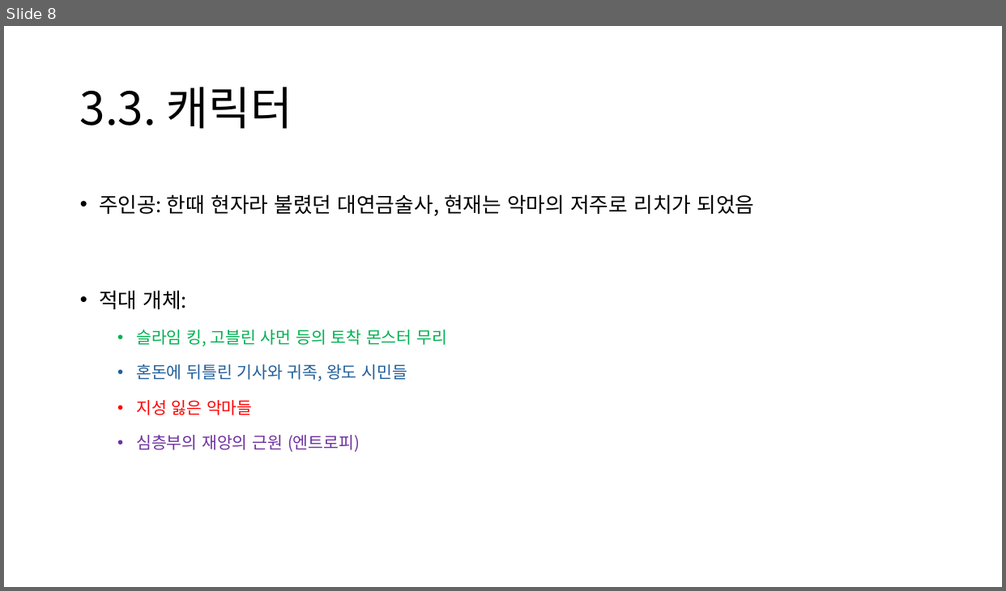
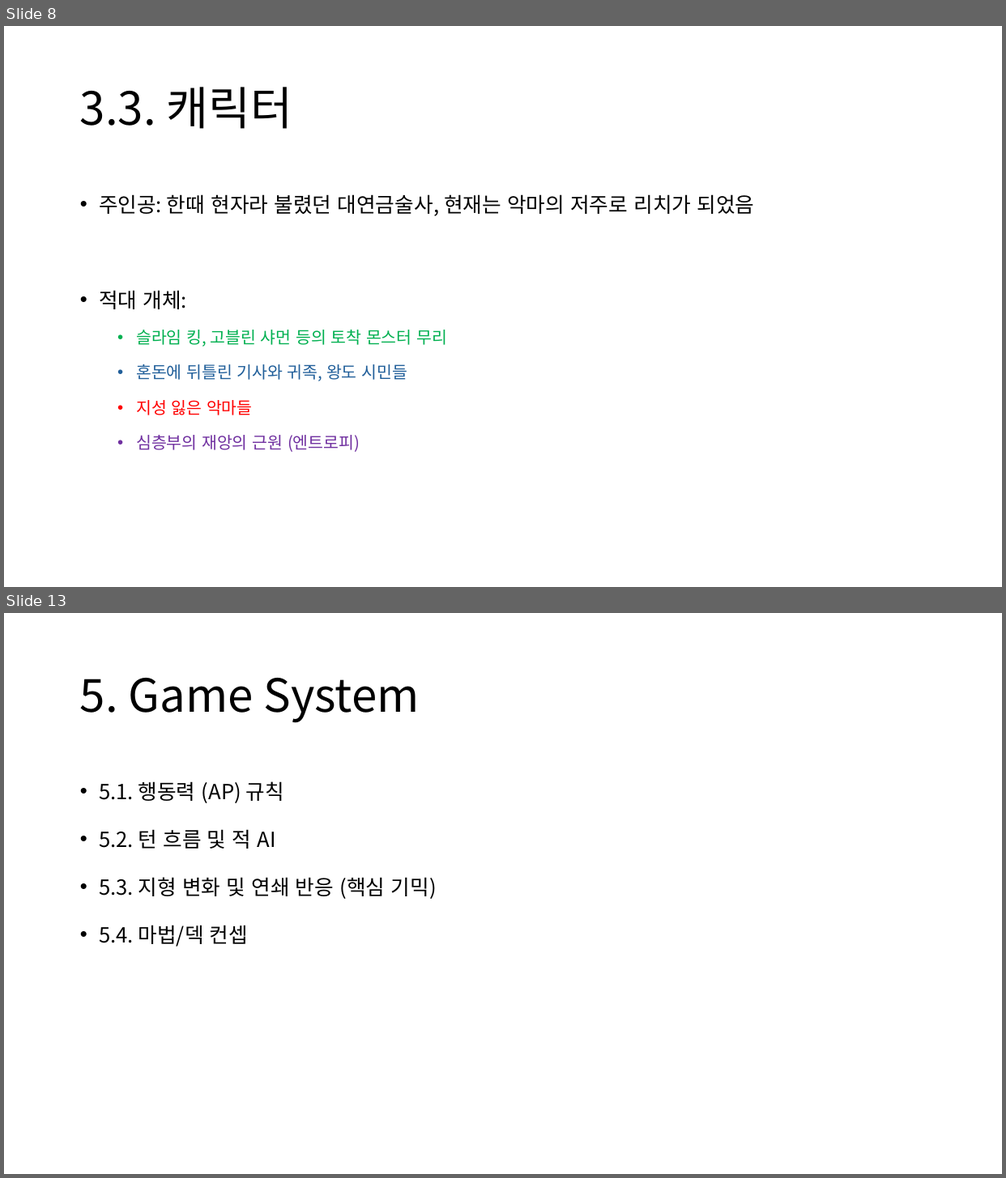
Before and after one commit to CrograNM/Project_Entropy, a slide deck: _문서/_Project Entropy 기획문서.pptx. Shown one above the other, each under a label of ours: slide 8 before the commit, slides 8 and 13 after it; the slides between them are not shown. The pictures are 1006x591 and 1006x1178 pixels, drawn with LibreOffice and Linux fonts; fonts in the diff are those of the drawing. Boxes give left, top, right and bottom in pixels: in the first picture for what was removed or moved away, otherwise in the second. Text is boxed around its words. In the diff, an @@ line names an element or a change of style, - is before the commit and + after.

```diff
--- a/_문서/_Project Entropy 기획문서.pptx
+++ b/_문서/_Project Entropy 기획문서.pptx
@@ slide 13 added at <box>4,613,1002,1174</box>, background #FFFFFF @@
@@ title added at <box>80,678,419,723</box>, 44 pt, text #000000 @@
+5. Game System
@@ text added at <box>99,781,437,947</box>, 20 pt, text #000000 @@
+• 5.1. 행동력 (AP) 규칙
+• 5.2. 턴 흐름 및 적 AI
+• 5.3. 지형 변화 및 연쇄 반응 (핵심 기믹)
+• 5.4. 마법/덱 컨셉
```
Also in this commit, not shown: 2 slides changed, 2 other slides added.
